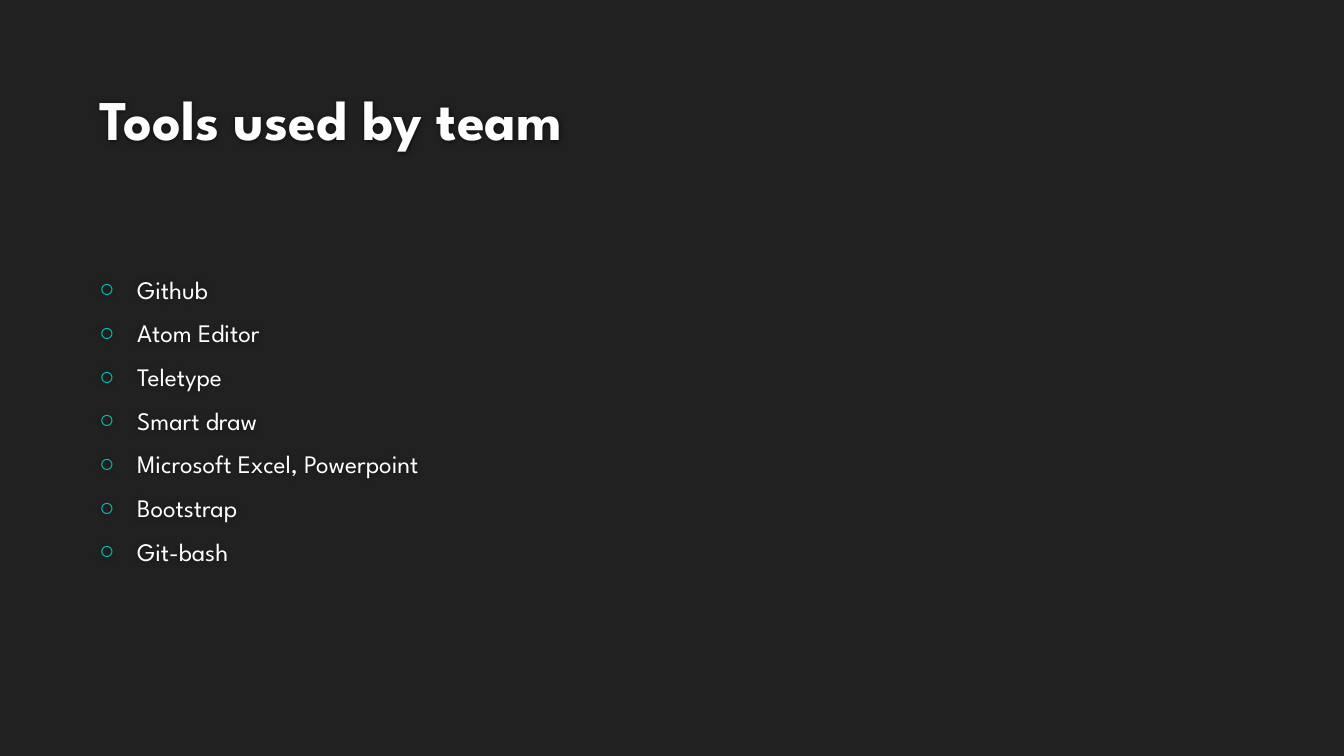
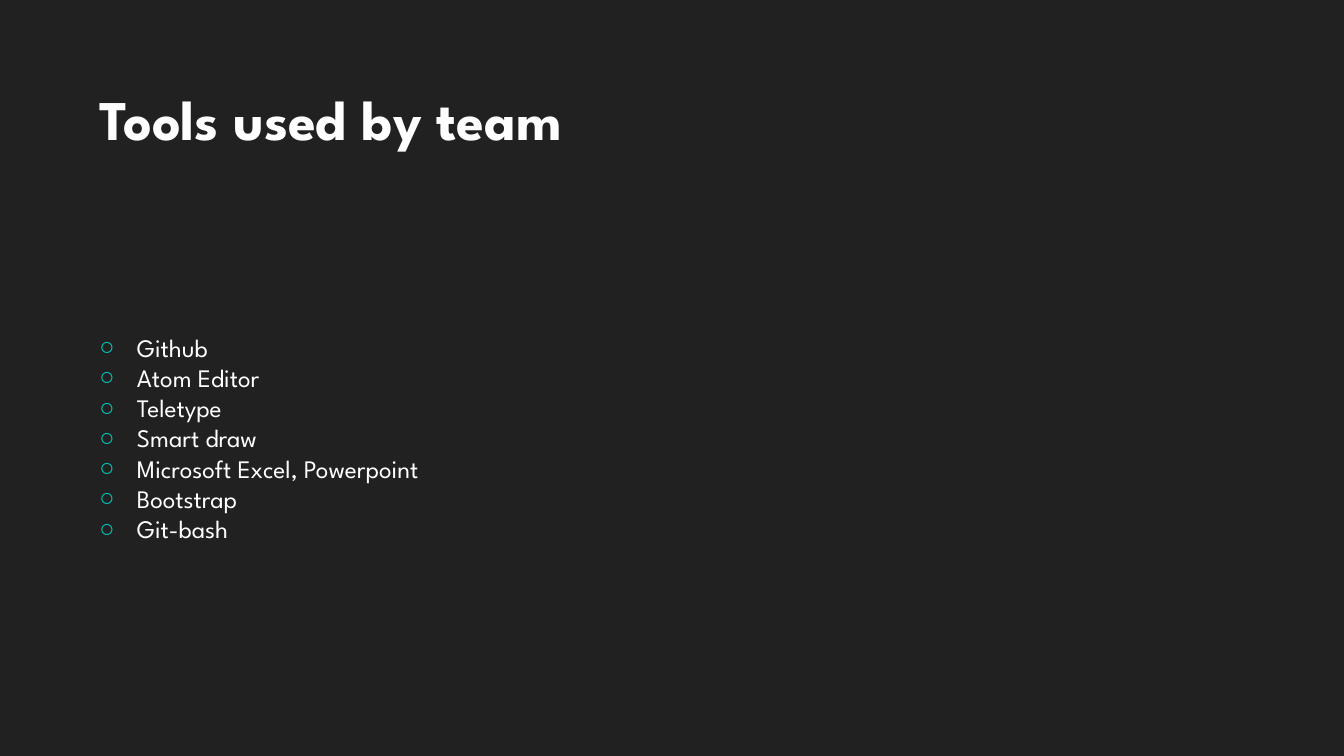
Before and after one commit to HalfMomentum/Belleza, a slide deck: slide 18 of Documentation/BELLZA WEBAPP.pptx. Drawn at 1344x756 pixels with LibreOffice and Linux fonts; fonts in the diff are those of the drawing; background and template pictures are left out. Boxes give left, top, right and bottom in pixels: in the first picture for what was removed or moved away, otherwise in the second. Text is boxed around its words. In the diff, an @@ line names an element or a change of style, - is before the commit and + after.

```diff
--- a/Documentation/BELLZA WEBAPP.pptx
+++ b/Documentation/BELLZA WEBAPP.pptx
@@ text "Github" at bbox=[137, 339, 418, 539]: indent changed; less space between paragraphs @@
```
Also in this commit, not shown: 12 other slides changed, 24 other files.
